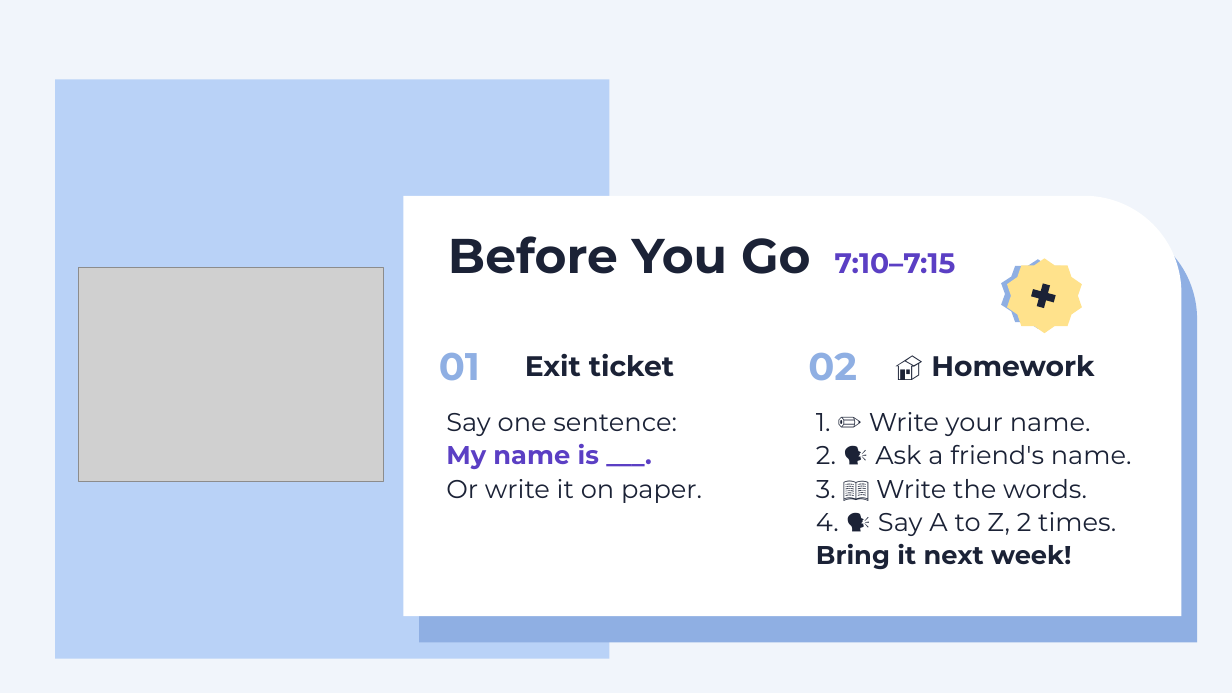
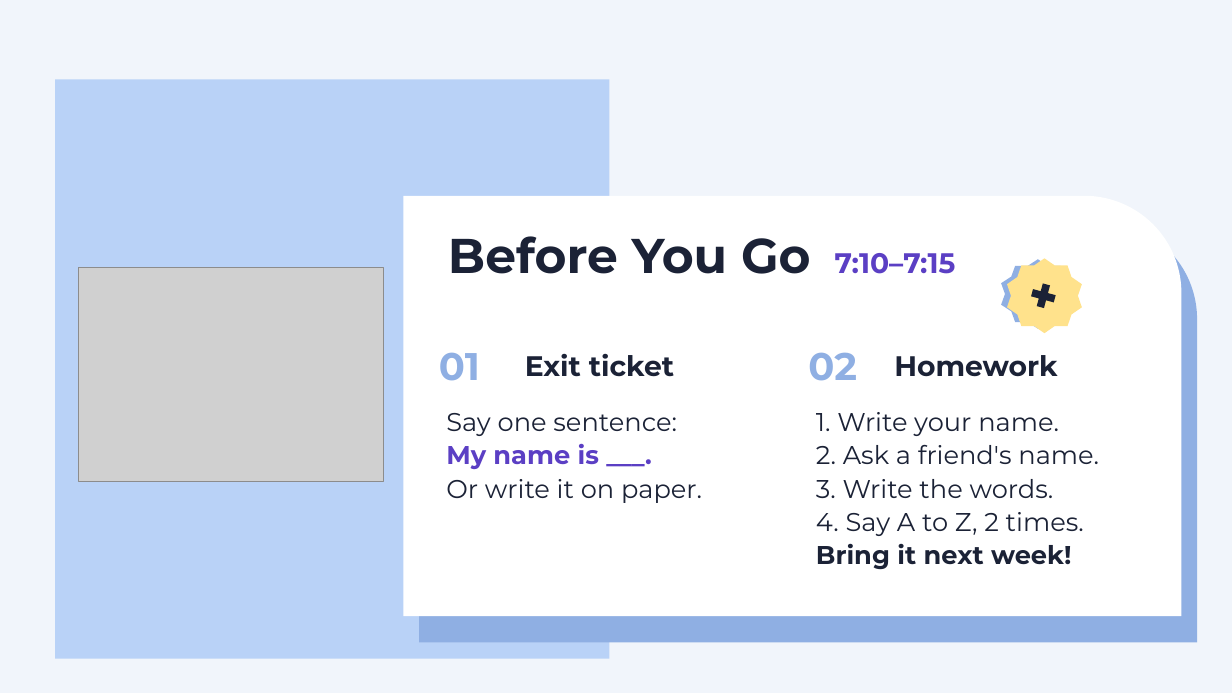
Before and after one commit to sdpursley/ESL-Curriculum, a slide deck: slide 18 of level1/slides/Level1_Lesson1_Slides.pptx. Drawn at 1232x693 pixels with LibreOffice and Linux fonts; fonts in the diff are those of the drawing; grey boxes stand for pictures. Boxes give left, top, right and bottom in pixels: in the first picture for what was removed or moved away, otherwise in the second. Text is boxed around its words. In the diff, an @@ line names an element or a change of style, - is before the commit and + after.

```diff
--- a/level1/slides/Level1_Lesson1_Slides.pptx
+++ b/level1/slides/Level1_Lesson1_Slides.pptx
@@ text at [894,355,1057,377]: text changed @@
-🏠 Homework
+Homework
@@ text at [816,412,1099,536]: text changed @@
-1. ✏️ Write your name.
-2. 🗣️ Ask a friend's name.
-3. 📖 Write the words.
-4. 🗣️ Say A to Z, 2 times.
+1. Write your name.
+2. Ask a friend's name.
+3. Write the words.
+4. Say A to Z, 2 times.
```
Also in this commit, not shown: 12 other slides changed, 2 other files.
